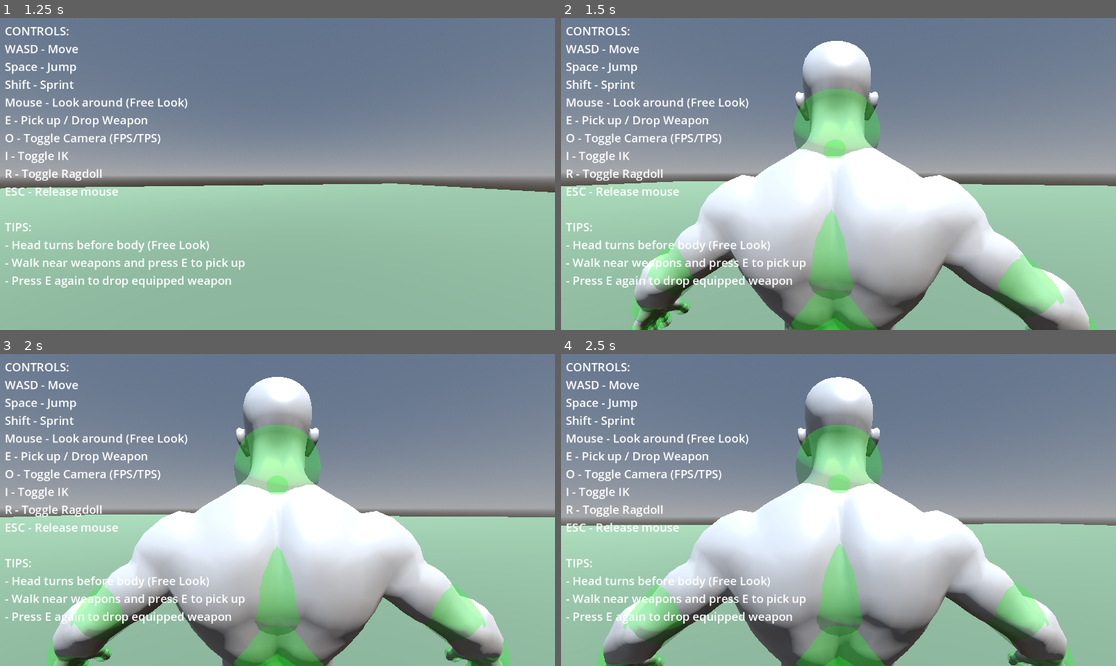
Above: before the commit, frames 1-4 (two rows, left to right).
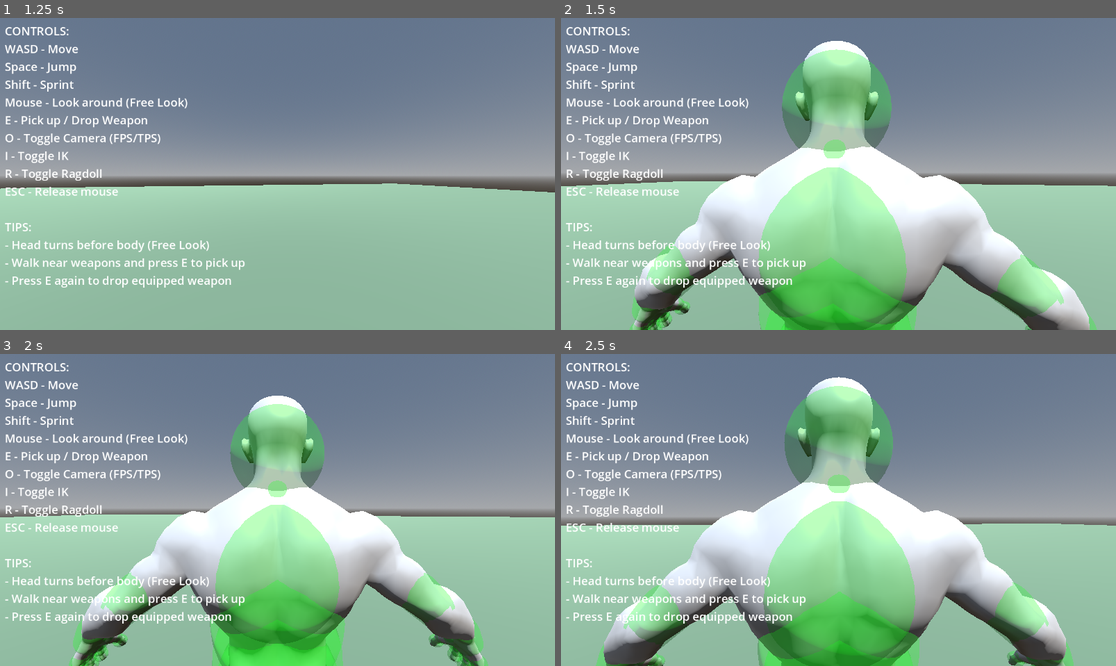
Above: after the commit, the same moments.

Repository: lmf-git/fpsikanimragdoll
Game: Godot game, scene res://world.tscn
Two runs of this game, one before a commit and one after it. Both use one fixed random seed, a clock stepped at 60 frames per second and the inputs below.
Inputs (mouse positions are in pixels of both pictures, inside the frame that each line leads up to):
- Up to frame 1 (1.25 s): tap Enter (ui_accept) at 0.5 s; move the mouse to (305, 174) at 0.52 s; hold W (move_forward) from 0.53 s (still down); hold Shift (sprint) from 0.53 s (still down); tap Space (jump) at 0.77 s
- Up to frame 2 (1.5 s): keep holding W (move_forward); move the mouse to (810, 174) at 1.27 s; release Shift (sprint) at 1.28 s; tap O (toggle_camera) at 1.35 s
- Up to frame 3 (2 s): keep holding W (move_forward); tap Space (jump) at 1.52 s
- Up to frame 4 (2.5 s): keep holding W (move_forward); move the mouse to (849, 503) at 2.02 s; hold I (toggle_ik) from 2.03 s (still down)

Frame 1 is identical in both runs. In frame 2, 15% of the frame differs, in the area x 35-65%, y 10-100%; in frame 3, 25%, in the area x 2-92%, y 7-100%; in frame 4, 15%.

Commit message:
Fix head and torso ragdoll collider sizes
- Increased torso colliders (Hips, Spine, Chest, Upper_Chest) to radius 0.18, height 0.35
- Increased head collider height to 0.25
- Positioned head collider 0.05 units higher to better match head geometry

Diff:
--- a/character_controller.gd
+++ b/character_controller.gd
@@ -208,11 +208,11 @@
 
 		# Larger shapes for major bones
 		if bone_suffix in ["Hips", "Spine", "Chest", "Upper_Chest"]:
-			radius = 0.12
-			height = 0.25
+			radius = 0.18
+			height = 0.35
 		elif bone_suffix in ["Head"]:
 			radius = 0.15
-			height = 0.2
+			height = 0.25
 		elif bone_suffix in ["Upper_Arm", "Lower_Arm", "Upper_Leg", "Lower_Leg"]:
 			radius = 0.06
 			height = max(bone_length, 0.2)
@@ -231,6 +231,12 @@
 		# Add collision shape
 		var collision_shape = CollisionShape3D.new()
 		collision_shape.shape = shape
+
+		# Adjust collision shape position for specific bones
+		if bone_suffix in ["Head"]:
+			# Move head collider up slightly
+			collision_shape.position = Vector3(0, 0.05, 0)
+
 		physical_bone.add_child(collision_shape)
 		collision_shape.owner = physical_bone
 
